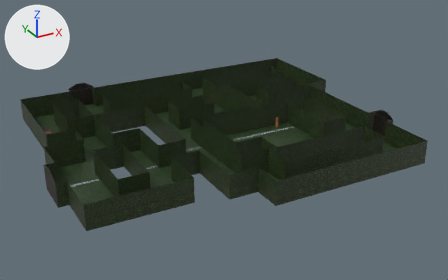
What one commit did to the Blender file blender models/Garden/Maze One.blend.
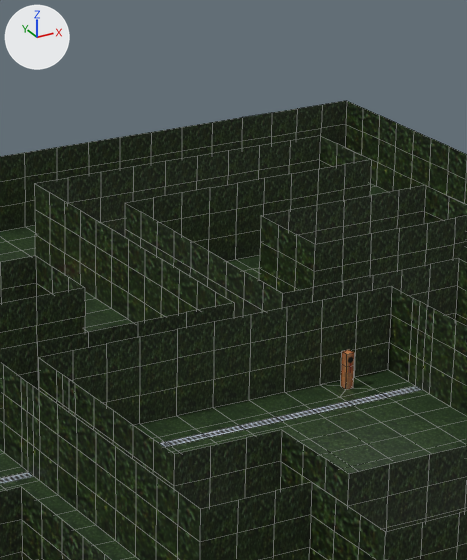
Each version appears first whole from a camera (50 mm lens) standing at (-21.5, -101.1, 55.1) and looking at (39.6, 10.1, -0.5), and next in a close-up on the part from 43% to 68% of the width and 12% to 60% of the height. The axes (+X, +Y, +Z) are drawn at upper left. The lights are the same throughout. The first two pictures are the older version. The close-ups show mesh edges as thin lines.
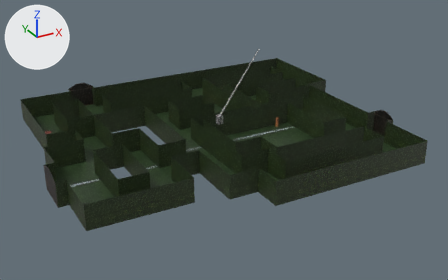
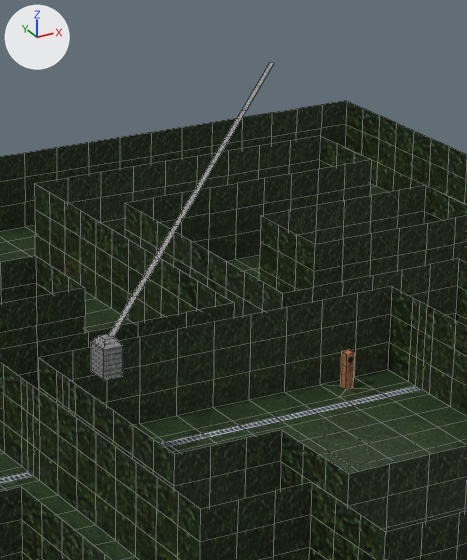
What changed in the scene script:
```text
Add img_chain_png:
    img_chain_png = load_image('chain.png', '../../textures/chain.png', 32, 32, 'sRGB')
Add mat_chain:
    mat_chain = principled_material('chain')
    mat_chain.texture = img_chain_png
Change me_cube_001:
    used by ob_cube_001; location = (0.0, 0.0, 2.5); scale = (1.0, 3.0, 2.5)
    remove me_cube_001.from_pydata(...)  # 2249 vertices, 2037 faces; spans x -1.0..75.0, y -7.0..15.0, z -1.0..1.4
    add me_cube_001.from_pydata(...)  # 2281 vertices, 2056 faces; spans x -1.0..75.0, y -7.0..16.0, z -1.0..1.8
    me_cube_001 part 1: a new loose piece of 20 vertices spanning x 37.3..72.1, y 2.5..16.0, z 1.8, in mat_chain (picture img_chain_png)
    me_cube_001 part 2
    12 vertices are added at x 36.8..37.8, y 2.4..2.8, z 0.9..1.7
    10 new faces join them, mat_chain (picture img_chain_png)
    add me_cube_001.materials.append(mat_chain)  # picture img_chain_png
```

Location of each change, (x1, y1, x2, y2) in pixels of the close-ups (467 x 560 px):
'Cube.001', reshaped
    before: (0, 101, 467, 560)
    after: (0, 62, 467, 560)
part 1 of me_cube_001, added
    after: (108, 62, 275, 336)
part 2 of me_cube_001, added
    after: (91, 334, 123, 380)
